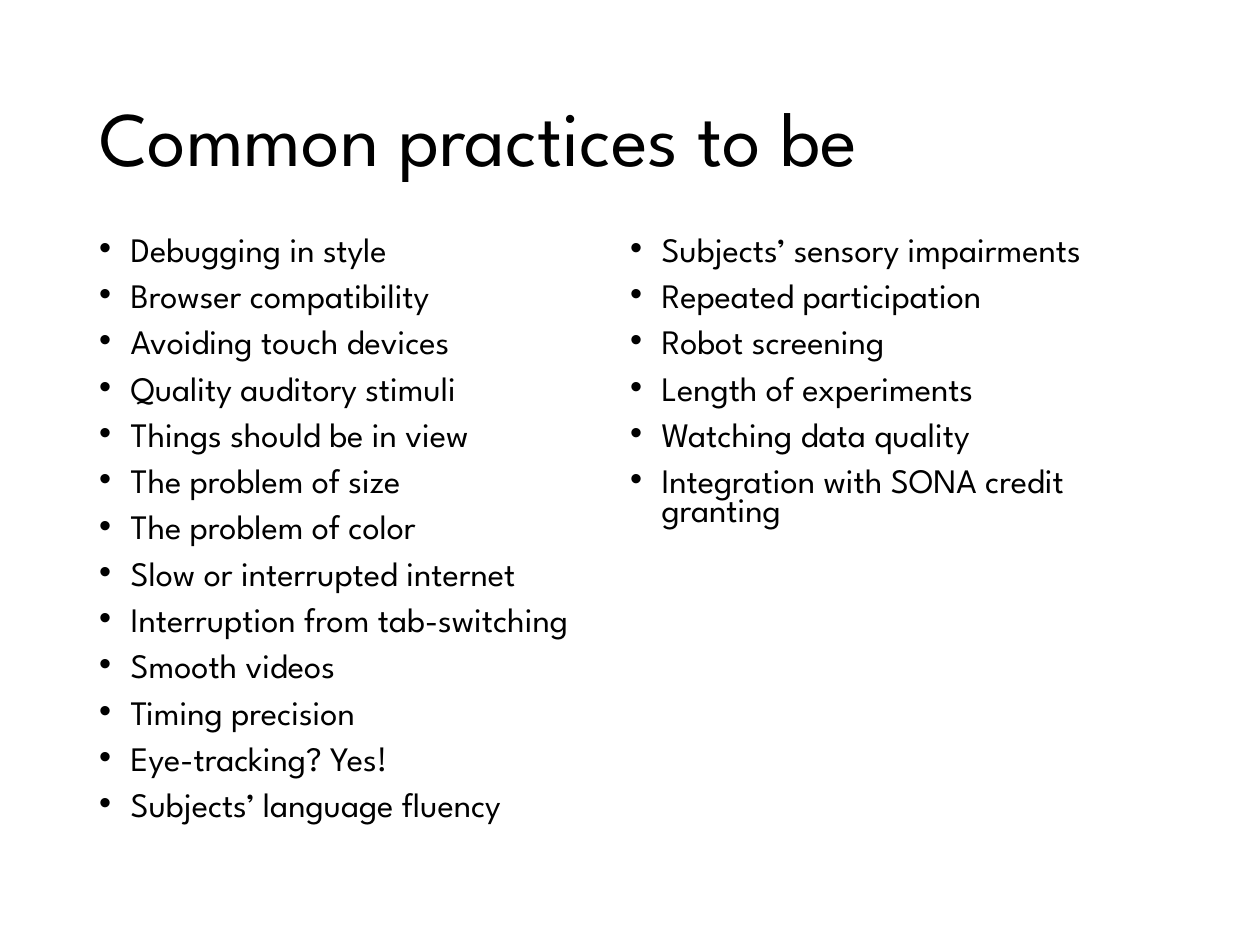
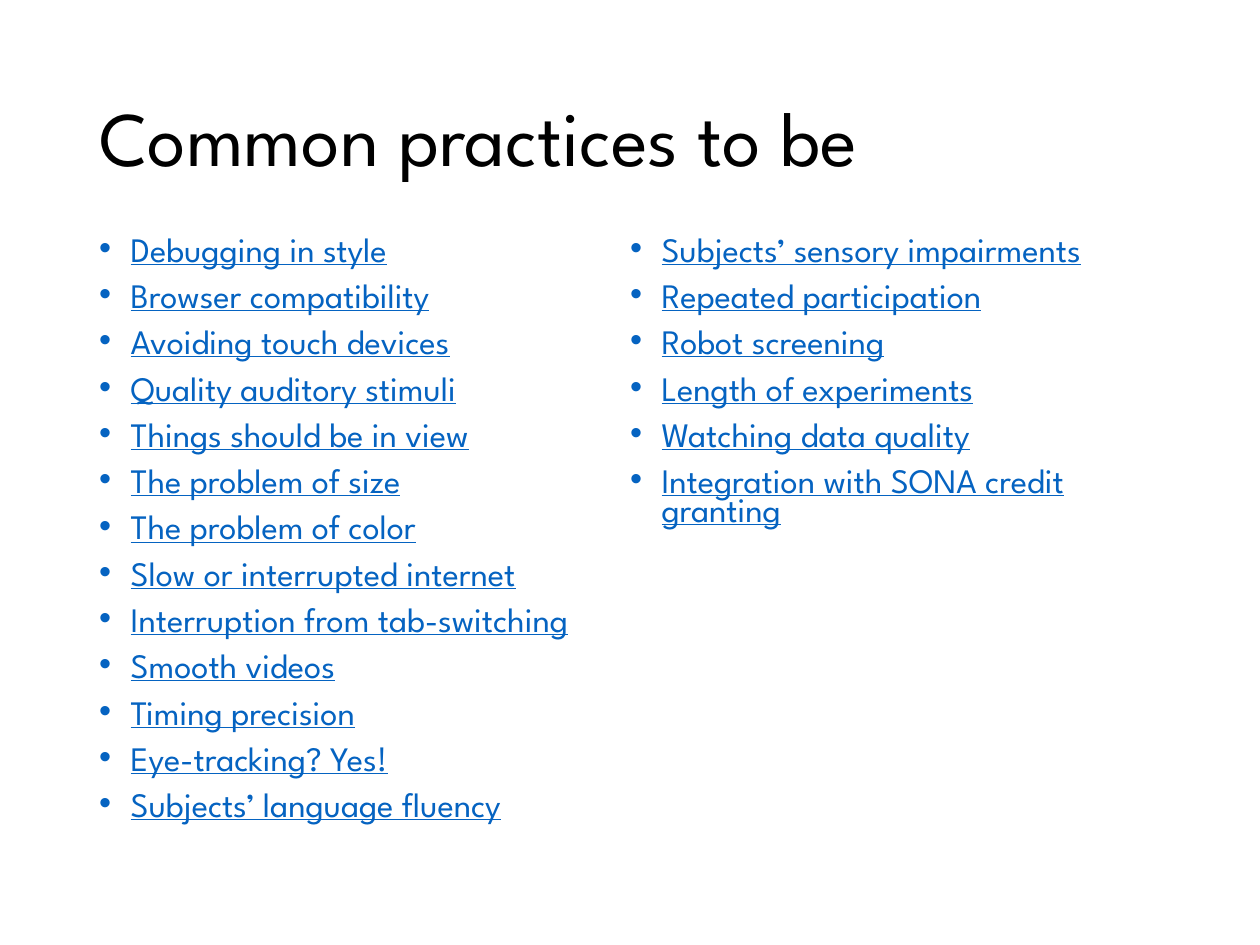
Before and after one commit to Yi-Chia-Chen/my-website, a slide deck: slide 114 of Files/Slides/Web Development_Yi-Chia Chen.pptx (slide 113 before the commit). Drawn at 1260x945 pixels with LibreOffice and Linux fonts; fonts in the diff are those of the drawing. Boxes give left, top, right and bottom in pixels: in the first picture for what was removed or moved away, otherwise in the second. Text is boxed around its words. In the diff, an @@ line names an element or a change of style, - is before the commit and + after.

```diff
--- a/Files/Slides/Web Development_Yi-Chia Chen.pptx
+++ b/Files/Slides/Web Development_Yi-Chia Chen.pptx
@@ text "Debugging in style" at [131,238,1081,825]: text colour #000000 to #0563C1, underline on @@
```
Also in this commit, not shown: 12 other slides changed, 2 slides added, 2 other files.
